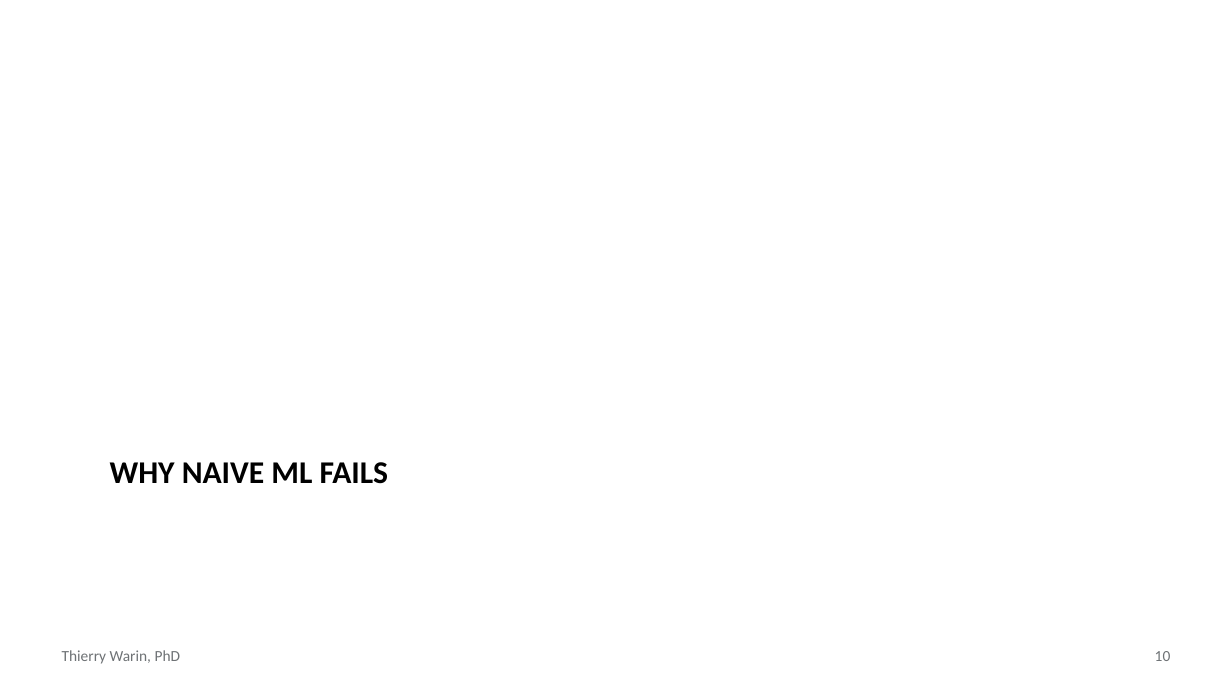
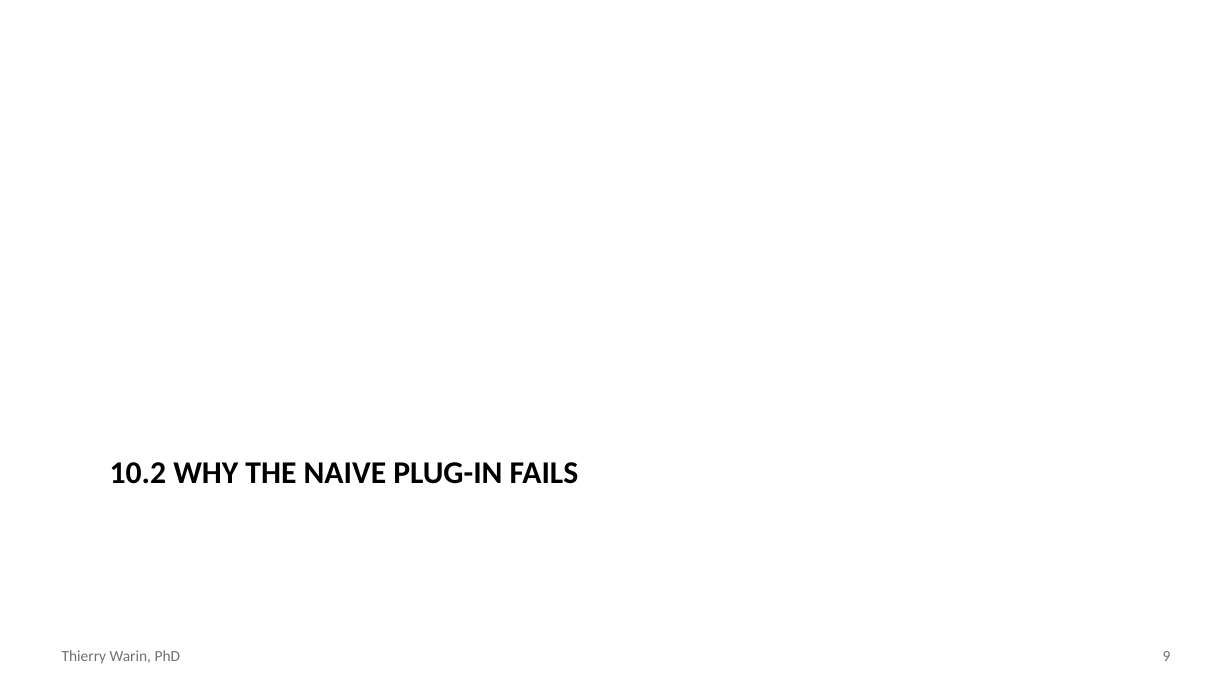
Before and after one commit to warint/quantitative-methods, a slide deck: slide 9 of 10-causal-machine-learning/slides.pptx (slide 10 before the commit). Drawn at 1232x693 pixels with LibreOffice and Linux fonts; fonts in the diff are those of the drawing. Boxes give left, top, right and bottom in pixels: in the first picture for what was removed or moved away, otherwise in the second. Text is boxed around its words. In the diff, an @@ line names an element or a change of style, - is before the commit and + after.

```diff
--- a/10-causal-machine-learning/slides.pptx
+++ b/10-causal-machine-learning/slides.pptx
@@ title at (x1=110, y1=462, x2=579, y2=484): text changed @@
-WHY NAIVE ML FAILS
+10.2 WHY THE NAIVE PLUG-IN FAILS
@@ page number at (x1=1163, y1=651, x2=1171, y2=661): text changed @@
-10
+9
```
Also in this commit, not shown: 4 other slides changed, 27 slides added, 24 slides removed, 3 other files.
